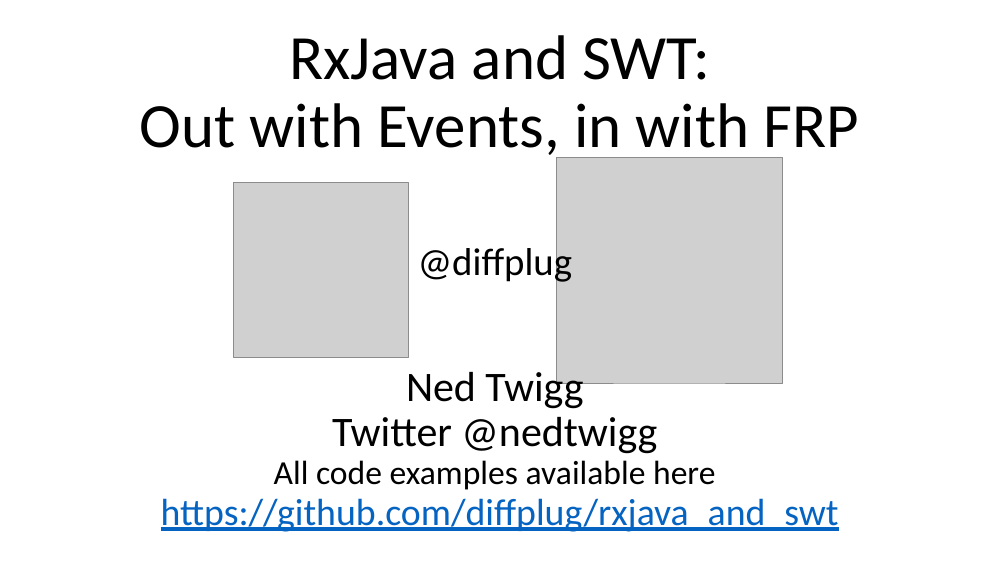
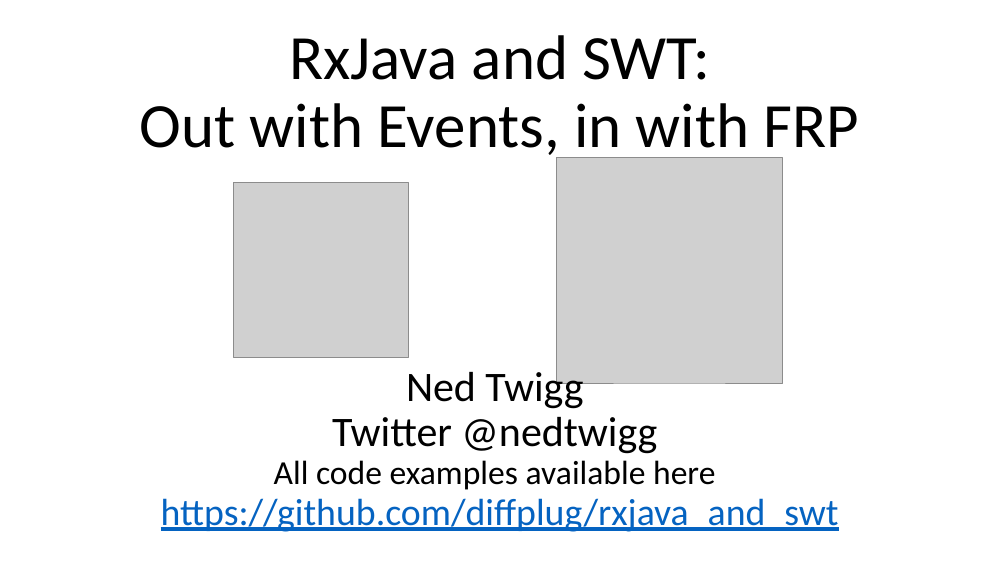
Before and after one commit to diffplug/rxjava-and-swt, a slide deck: slide 1 of RxJava and SWT.pptx. Drawn at 1008x567 pixels with LibreOffice and Linux fonts; fonts in the diff are those of the drawing; grey boxes stand for pictures. Boxes give left, top, right and bottom in pixels: in the first picture for what was removed or moved away, otherwise in the second. Text is boxed around its words. In the diff, an @@ line names an element or a change of style, - is before the commit and + after.

```diff
--- a/RxJava and SWT.pptx
+++ b/RxJava and SWT.pptx
@@ text removed at box(418, 243, 573, 285) @@
-@diffplug
```
Also in this commit, not shown: 4 other slides changed, 1 slide removed, 2 other files.
